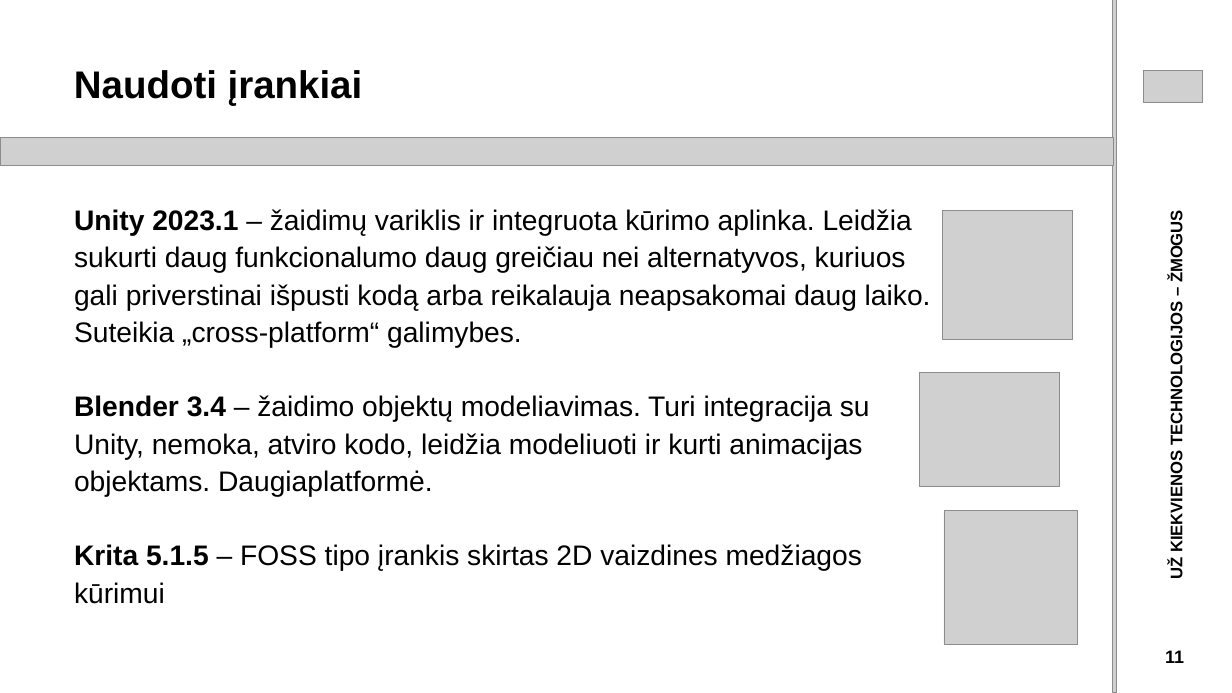
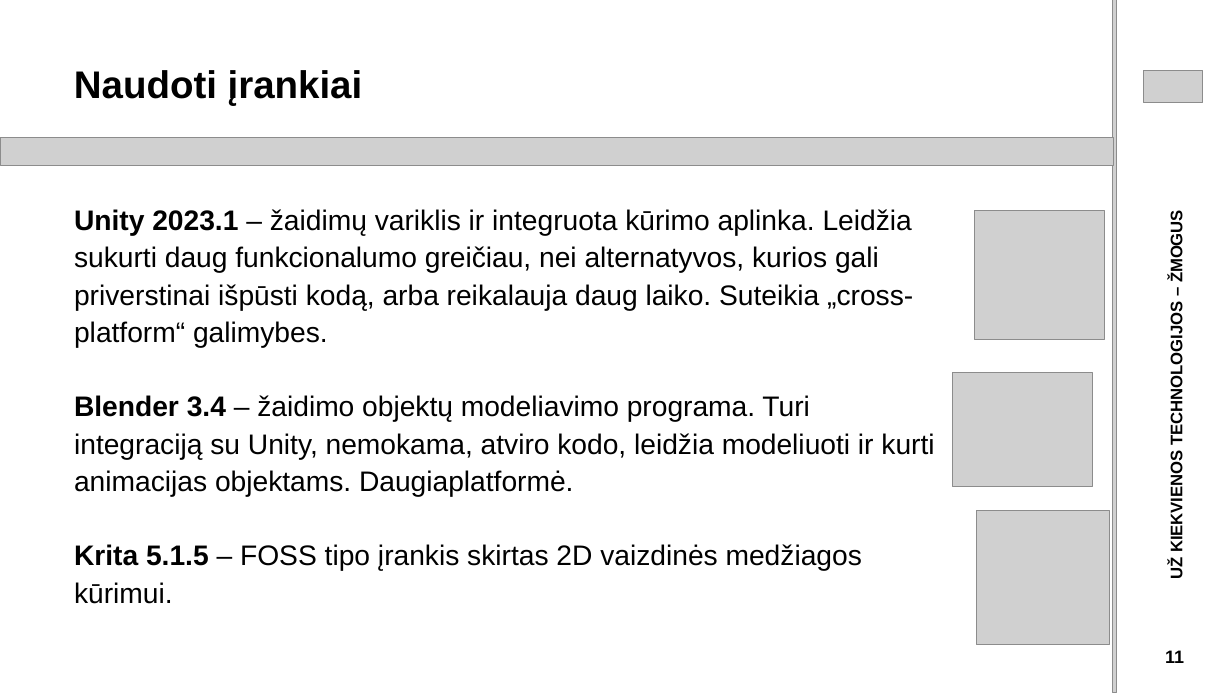
Before and after one commit to CoffeeLexer/Caecitas, a slide deck: slide 11 of Skaidres.pptx. Drawn at 1232x693 pixels with LibreOffice and Linux fonts; fonts in the diff are those of the drawing; grey boxes stand for pictures. Boxes give left, top, right and bottom in pixels: in the first picture for what was removed or moved away, otherwise in the second. Text is boxed around its words. In the diff, an @@ line names an element or a change of style, - is before the commit and + after.

Commit message:
Presentations

```diff
--- a/Skaidres.pptx
+++ b/Skaidres.pptx
@@ text at (74, 209, 934, 604): text changed @@
-Unity 2023.1 – žaidimų variklis ir integruota kūrimo aplinka. Leidžia sukurti daug funkcionalumo daug greičiau nei alternatyvos, kuriuos gali priverstinai išpusti kodą arba reikalauja neapsakomai daug laiko. Suteikia „cross-platform“ galimybes.
-Blender 3.4 – žaidimo objektų modeliavimas. Turi integracija su Unity, nemoka, atviro kodo, leidžia modeliuoti ir kurti animacijas objektams. Daugiaplatformė.
-Krita 5.1.5 – FOSS tipo įrankis skirtas 2D vaizdines medžiagos kūrimui
+Unity 2023.1 – žaidimų variklis ir integruota kūrimo aplinka. Leidžia sukurti daug funkcionalumo greičiau, nei alternatyvos, kurios gali priverstinai išpūsti kodą, arba reikalauja daug laiko. Suteikia „cross-platform“ galimybes.
+Blender 3.4 – žaidimo objektų modeliavimo programa. Turi integraciją su Unity, nemokama, atviro kodo, leidžia modeliuoti ir kurti animacijas objektams. Daugiaplatformė.
+Krita 5.1.5 – FOSS tipo įrankis skirtas 2D vaizdinės medžiagos kūrimui.
@@ 3 pictures: place and size @@
-3 pictures at (921, 210, 1078, 644)
+3 pictures at (953, 210, 1110, 644)
```
Also in this commit, not shown: 11 other slides changed, 2 slides added, 2 slides removed.
